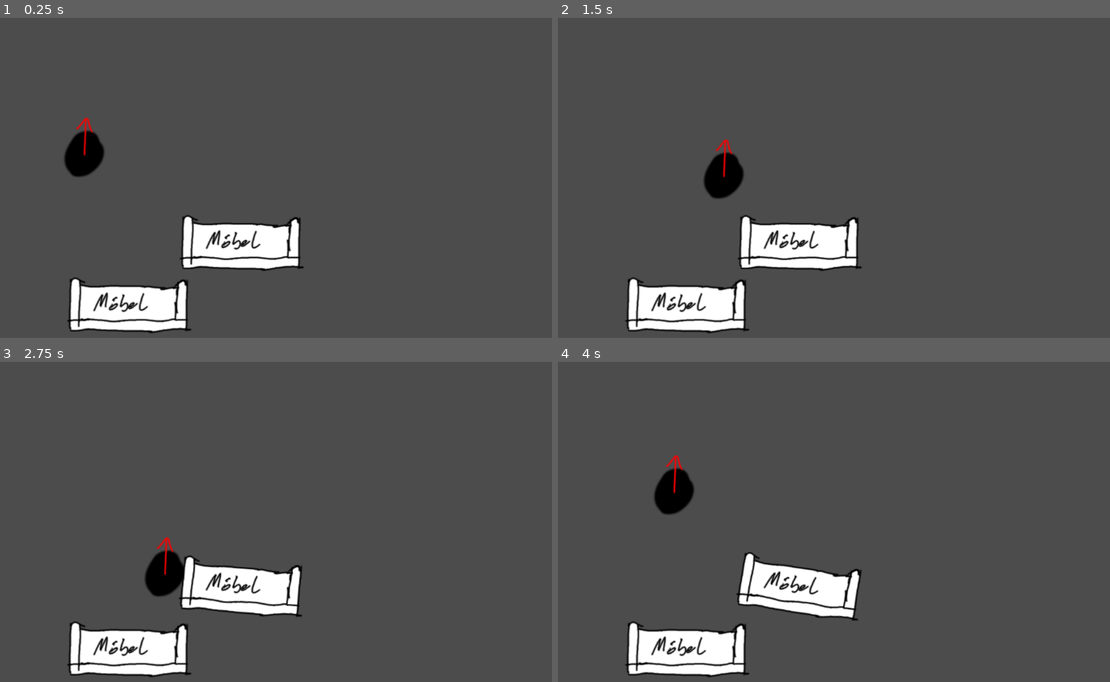
Above: before the commit, frames 1-4 (two rows, left to right).
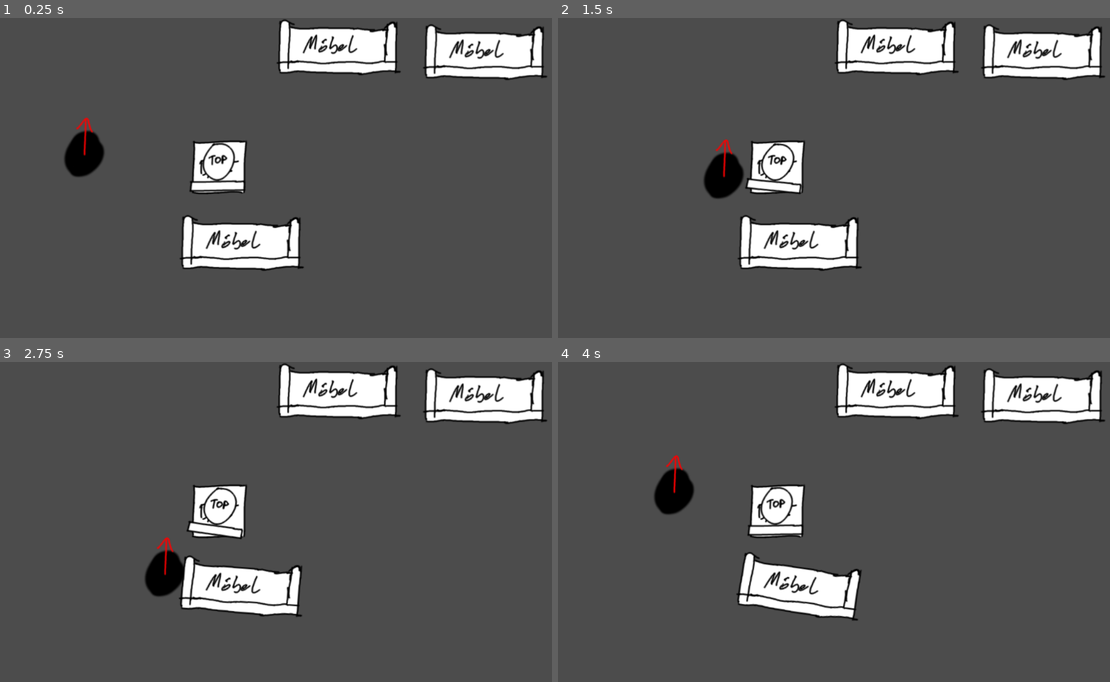
Above: after the commit, the same moments.

Repository: gingergenius/Spotify1962
Game: Godot game, scene res://game.tscn
Two runs of this game, one before a commit and one after it. Both use one fixed random seed, a clock stepped at 60 frames per second and the inputs below.
Inputs:
- Up to frame 1 (0.25 s): no input
- Up to frame 2 (1.5 s): tap Enter at 0.5 s; hold D (player_right) 0.53-1.28 s; hold Space (player_pull) 0.53-1.28 s; hold S (player_down) from 1.28 s (still down); tap Space (player_pull) at 1.35 s
- Up to frame 3 (2.75 s): release S (player_down) at 2.03 s; hold D (player_right) from 2.03 s (still down); hold Space (player_pull) from 2.03 s (still down)
- Up to frame 4 (4 s): release D (player_right) at 2.78 s; release Space (player_pull) at 2.78 s; hold W (player_up) 2.78-3.53 s; tap Space (player_pull) at 2.85 s; hold A (player_left) from 3.53 s (still down); hold Space (player_pull) from 3.53 s (still down)

The runs differ from the first frame. In frame 1, 10% of the frame differs, in the area x 12-100%, y 0-99%; in frame 2, 11%; in frame 3, 11%; in frame 4, 10%.

Commit message:
Add chair with a base that is movable and a top that is rotatable

Diff:
--- a/game.tscn
+++ b/game.tscn
@@ -1,9 +1,10 @@
-[gd_scene load_steps=6 format=2]
+[gd_scene load_steps=7 format=2]
 
 [ext_resource path="res://scripts/player.gd" type="Script" id=1]
 [ext_resource path="res://images/player_prototype.png" type="Texture" id=2]
 [ext_resource path="res://objects/movable_funiture.tscn" type="PackedScene" id=3]
 [ext_resource path="res://objects/rotatable_furniture.tscn" type="PackedScene" id=4]
+[ext_resource path="res://objects/movable_rotatable_chair.tscn" type="PackedScene" id=5]
 
 [sub_resource type="CircleShape2D" id=1]
 
@@ -70,8 +71,15 @@
 [node name="movable_funiture" parent="furniture" index="0" instance=ExtResource( 3 )]
 
 editor/display_folded = false
-position = Vector2( 241.43, 530.945 )
+position = Vector2( 627.02, 55.5975 )
 
-[node name="rotatable_furniture" parent="furniture" index="1" instance=ExtResource( 4 )]
+[node name="movable_funiture2" parent="furniture" index="1" instance=ExtResource( 3 )]
 
-player = NodePath("../../player")
+editor/display_folded = false
+position = Vector2( 896.598, 64.5104 )
+
+[node name="rotatable_furniture" parent="furniture" index="2" instance=ExtResource( 4 )]
+
+[node name="furniture_builder_place" type="Node2D" parent="." index="2"]
+
+[node name="movable_rotatable_chair" parent="furniture_builder_place" index="0" instance=ExtResource( 5 )]
--- /dev/null
+++ b/objects/movable_rotatable_chair.tscn
@@ -0,0 +1,65 @@
+[gd_scene load_steps=4 format=2]
+
+[ext_resource path="res://images/chair_base_placeholder.png" type="Texture" id=1]
+[ext_resource path="res://scripts/rotatable_funiture.gd" type="Script" id=2]
+[ext_resource path="res://images/chair_top_placeholder.png" type="Texture" id=3]
+
+[node name="movable_rotatable_chair" type="RigidBody2D"]
+
+editor/display_folded = true
+position = Vector2( 405.109, 280.233 )
+input_pickable = false
+collision_layer = 1
+collision_mask = 1
+mode = 2
+mass = 2.0
+friction = 1.0
+bounce = 0.0
+gravity_scale = 1.0
+custom_integrator = false
+continuous_cd = 0
+contacts_reported = 0
+contact_monitor = false
+sleeping = false
+can_sleep = true
+linear_velocity = Vector2( 0, 0 )
+linear_damp = 4.0
+angular_velocity = 0.0
+angular_damp = 1.0
+_sections_unfolded = [ "Angular", "Linear" ]
+
+[node name="chair_bottom" type="CollisionPolygon2D" parent="." index="0"]
+
+build_mode = 0
+polygon = PoolVector2Array( -44.3018, -50.9768, -47.902, 41.7707, 40.3086, 39.5654, 48.3947, -50.8505 )
+
+[node name="furniture_placeholder" type="Sprite" parent="chair_bottom" index="0"]
+
+position = Vector2( -2.95117, -2.20528 )
+texture = ExtResource( 1 )
+
+[node name="chair_top" type="StaticBody2D" parent="." index="1"]
+
+position = Vector2( -7.89301, 0.570496 )
+input_pickable = false
+collision_layer = 0
+collision_mask = 0
+constant_linear_velocity = Vector2( 0, 0 )
+constant_angular_velocity = 0.0
+friction = 1.0
+bounce = 0.0
+script = ExtResource( 2 )
+_sections_unfolded = [ "Collision" ]
+player = NodePath("/root/game/player")
+MAX_PULL_DISTANCE = 200
+
+[node name="furniture_placeholder" type="Sprite" parent="chair_top" index="0"]
+
+position = Vector2( 2.18353, -4.25824 )
+texture = ExtResource( 3 )
+
+[node name="CollisionPolygon2D" type="CollisionPolygon2D" parent="chair_top" index="1"]
+
+position = Vector2( 5.1347, -2.05295 )
+build_mode = 0
+polygon = PoolVector2Array( -44.7767, -51.9235, -49.6534, 44.1481, 42.5168, 40.2467, 49.3442, -52.4111 )
--- a/objects/rotatable_furniture.tscn
+++ b/objects/rotatable_furniture.tscn
@@ -15,7 +15,7 @@
 friction = 1.0
 bounce = 0.0
 script = ExtResource( 1 )
-player = NodePath("../player")
+player = NodePath("/root/game/player")
 MAX_PULL_DISTANCE = 200
 
 [node name="CollisionPolygon2D2" type="CollisionPolygon2D" parent="." index="0"]
--- a/scripts/rotatable_funiture.gd
+++ b/scripts/rotatable_funiture.gd
@@ -13,7 +13,9 @@
 	return sqrt( (a.x-b.x)*(a.x-b.x) + (a.y-b.y)*(a.y-b.y))
 
 func _process(delta):
-	var distance = get_node(player).position - position
+
+	var distance = get_node(player).global_position - global_position
+	print(get_node(player).position)
 	if (distance.length() < MAX_PULL_DISTANCE && Input.is_action_pressed("player_pull")):
 		if !pulling:
 			lastRotation = atan2(distance.x, -distance.y)
Binary file added: images/chair_base_placeholder.png
Not shown, added: images/chair_base_placeholder.png.import
Binary file added: images/chair_top_placeholder.png
Not shown, added: images/chair_top_placeholder.png.import
